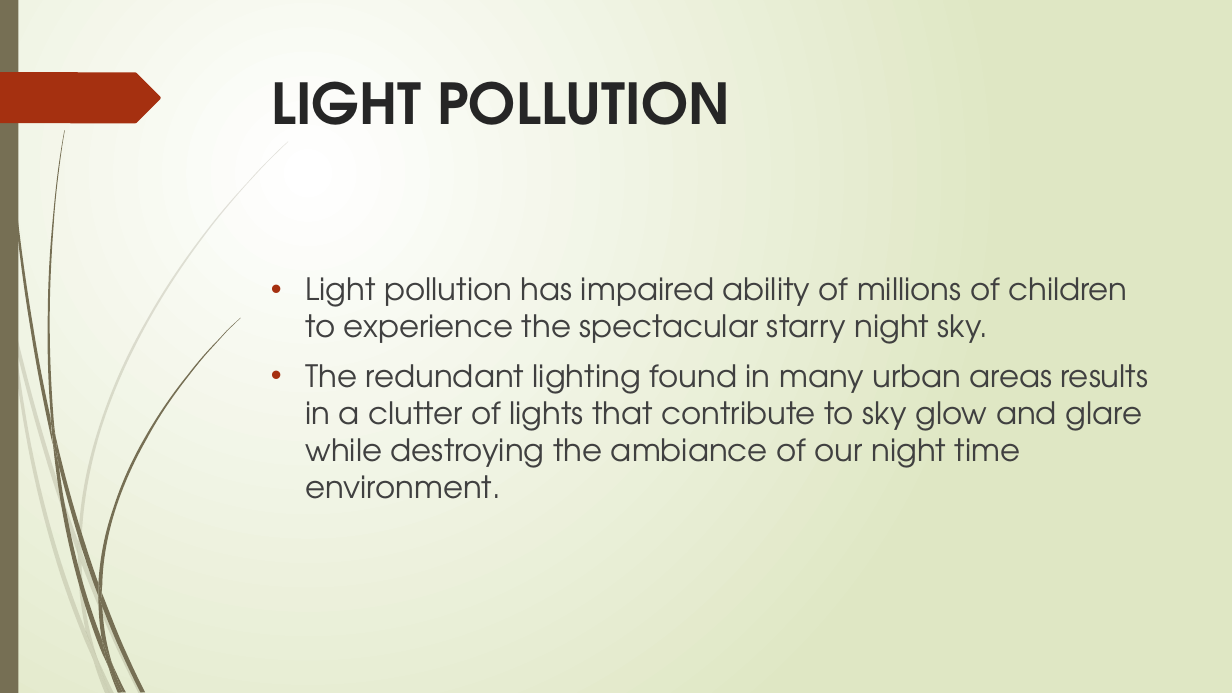
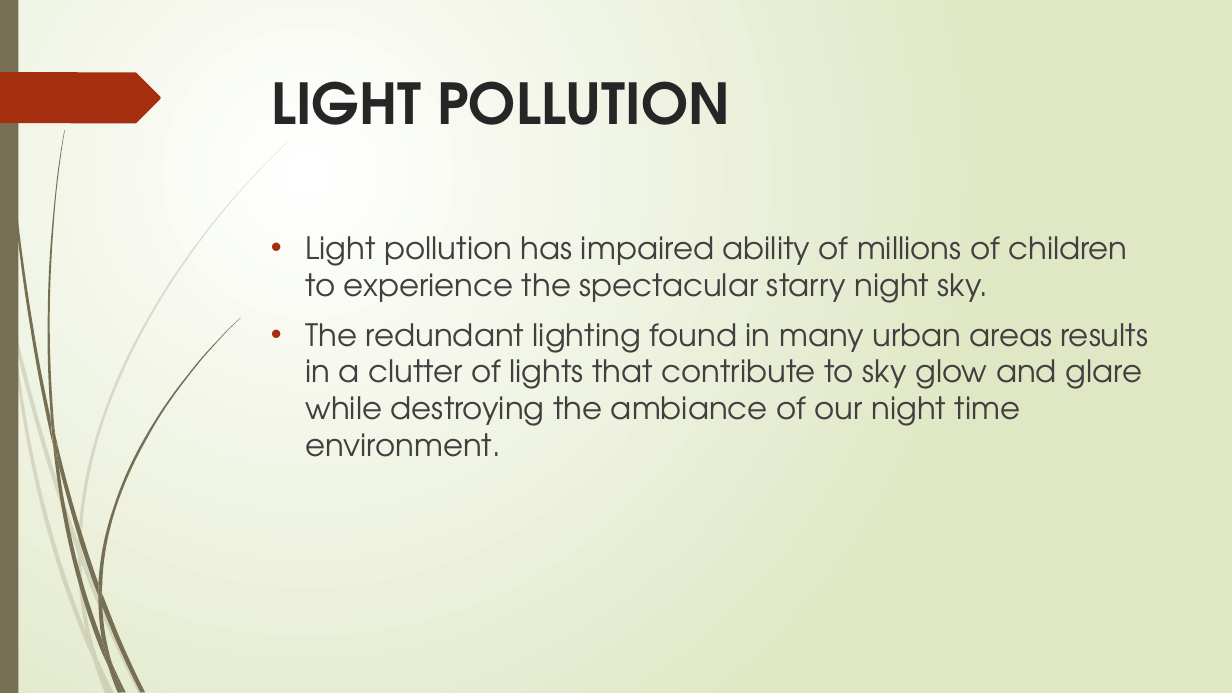
Before and after one commit to adarshnb95/P565-NightWatch, a slide deck: slide 2 of Documentation/Hoosier National Forest Dark Sky Designation.pptx. Drawn at 1232x693 pixels with LibreOffice and Linux fonts; fonts in the diff are those of the drawing. Boxes give left, top, right and bottom in pixels: in the first picture for what was removed or moved away, otherwise in the second. Text is boxed around its words. In the diff, an @@ line names an element or a change of style, - is before the commit and + after.

```diff
--- a/Documentation/Hoosier National Forest Dark Sky Designation.pptx
+++ b/Documentation/Hoosier National Forest Dark Sky Designation.pptx
@@ text "Light pollution has impaired ability ...": place and size @@
-text "Light pollution has impaired ability ..." at (306, 277, 1149, 499)
+text "Light pollution has impaired ability ..." at (306, 236, 1149, 457)
```
Also in this commit, not shown: 4 other slides changed.
